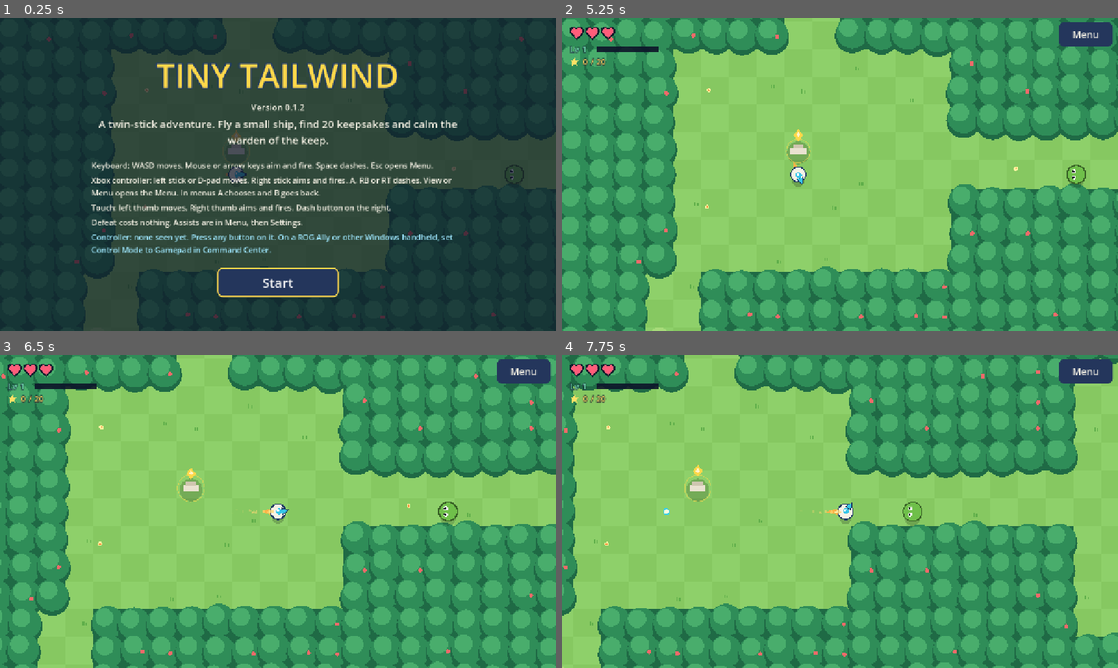
Above: before the commit, frames 1-4 (two rows, left to right).
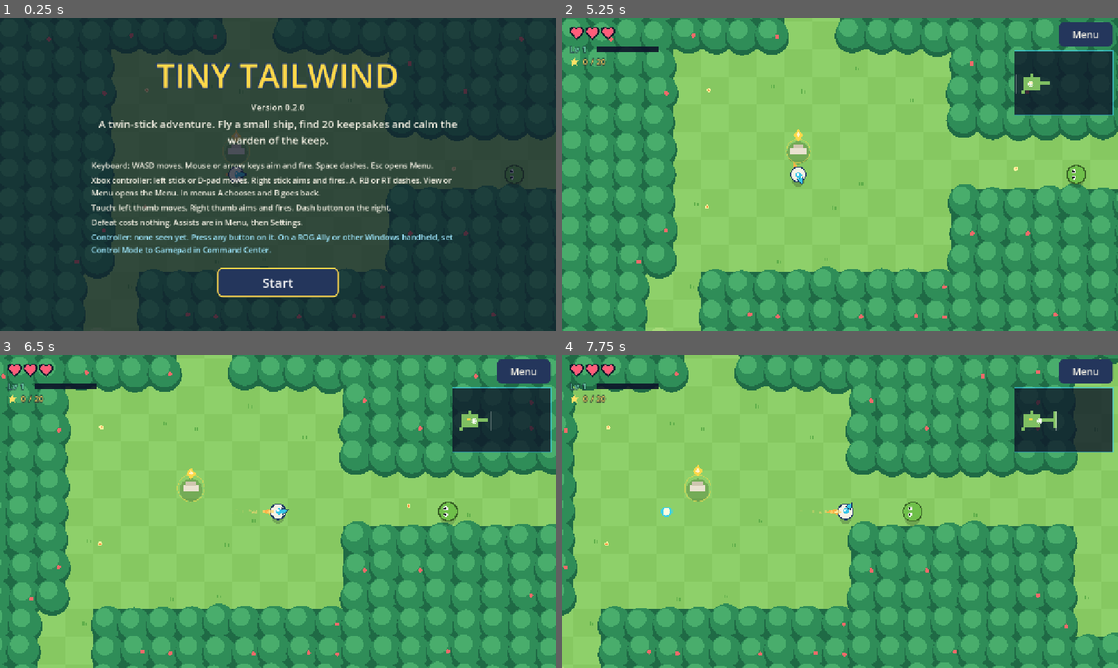
Above: after the commit, the same moments.

Repository: bclark10121-cloud/tiny-tailwind
Game: Godot game, scene res://main.tscn
The game is run twice, just before and just after one commit, with the same random seed, the same clock (stepped at 60 frames per second) and the same inputs.
Inputs (mouse positions are in pixels of both pictures, inside the frame that each line leads up to):
- Up to frame 1 (0.25 s): no input
- Up to frame 2 (5.25 s): click "Start" at 0.5 s; click "Menu" at 1.25 s; click "Ship" at 2 s; click "Journal" at 2.75 s; click "Map" at 3.5 s; click "Title" at 4.25 s; click "Continue" at 5 s
- Up to frame 3 (6.5 s): tap Enter (ui_accept) at 5.75, 6.02, 6.32 s; move the mouse to (400, 495) at 5.77 s; hold D (move_right) from 5.78 s (still down); hold Space (dash) from 5.78 s (still down); click (400, 495) at 5.92 s
- Up to frame 4 (7.75 s): release D (move_right) at 6.5 s; release Space (dash) at 6.5 s; drag from (728, 527) to (812, 574) at 6.52 s; move the mouse to (895, 442) at 7.27 s; hold D (move_right) from 7.28 s (still down); hold Space (dash) from 7.28 s (still down); tap Left (aim_left) at 7.35 s; click (895, 442) at 7.42 s

The runs differ from the first frame. In frame 1, less than 0.1% of the frame differs, in the area x 52-55%, y 27-30%; in frame 2, 3.7%; in frame 3, 3.7%; in frame 4, 3.8%, in the area x 17-100%, y 10-52%.

Commit message:
Tiny Tailwind v0.2.0: bigger shots and quality of life
Bigger player and enemy shots (enemy hit size unchanged). Aim assist levels Off, Light, Strong and Auto fire, with old Auto aim saves moved to Auto fire. Corner mini map, enemy health bars, low health warning, auto pause on focus loss or controller drop, screen shake, rumble and touch stick size settings. Settings page scrolls.

Co-Authored-By: Claude Opus 5.5 <noreply@anthropic.com>
Claude-Session: https://claude.ai/code/session_0117TTYCRghBZLfddXFNktAx

Diff:
--- a/project.godot
+++ b/project.godot
@@ -3,7 +3,7 @@
 
 [application]
 config/name="Tiny Tailwind"
-config/version="0.1.2"
+config/version="0.2.0"
 run/main_scene="res://main.tscn"
 config/features=PackedStringArray("4.6", "GL Compatibility")
 config/icon="res://icon.png"
--- a/scripts/enemy.gd
+++ b/scripts/enemy.gd
@@ -25,6 +25,7 @@
 var is_add: bool = false
 var phase2: bool = false
 var flash: float = 0.0
+var bar_t: float = 0.0                 # seconds left to show the health bar after a hit
 var fire_t: float = 1.0
 var state: int = 0
 var st_t: float = 0.0
@@ -58,4 +59,5 @@
 	state = 0
 	st_t = 0.0
 	flash = 0.0
+	bar_t = 0.0
 	phase2 = false
--- a/scripts/hud.gd
+++ b/scripts/hud.gd
@@ -4,6 +4,17 @@
 
 const TABS: Array[String] = ["ship", "journal", "map", "settings"]
 const TAB_NAMES: Dictionary = {"ship": "Ship", "journal": "Journal", "map": "Map", "settings": "Settings"}
+
+## The corner mini map: the tiles are drawn only when the map or the explored area changes. The dots redraw every frame.
+class MiniBase extends Control:
+	var h: Control
+	func _draw() -> void:
+		h.draw_mini_base(self)
+
+class MiniDots extends Control:
+	var h: Control
+	func _draw() -> void:
+		h.draw_mini_dots(self)
 
 var g: Node2D
 var font: Font
@@ -26,6 +37,11 @@
 var set_btns: Dictionary = {}
 var erase_armed: bool = false
 var pad_title: Label
+var mini_base: MiniBase
+var mini_dots: MiniDots
+var mini_s: float = 3.0
+var mini_map_id: String = ""
+var mini_seen: int = -1
 var pad_settings: Label
 var messages: Array[String] = []
 var msg_t: float = 0.0
@@ -47,6 +63,14 @@
 	menu_btn = _button("Menu", toggle_menu)
 	menu_btn.custom_minimum_size = Vector2(124, 56)
 	add_child(menu_btn)
+	mini_base = MiniBase.new()
+	mini_base.h = self
+	mini_base.mouse_filter = Control.MOUSE_FILTER_IGNORE
+	add_child(mini_base)
+	mini_dots = MiniDots.new()
+	mini_dots.h = self
+	mini_dots.mouse_filter = Control.MOUSE_FILTER_IGNORE
+	mini_base.add_child(mini_dots)
 	row = HBoxContainer.new()
 	row.add_theme_constant_override("separation", 10)
 	row.visible = false
@@ -151,6 +175,7 @@
 	panel.position = Vector2(sm.position.x + (sm.size.x - pw) * 0.5, sm.position.y + 80.0)
 	panel.size = Vector2(pw, sm.size.y - 100.0)
 	dash_c = Vector2(sm.end.x - 96.0, sm.position.y + sm.size.y * 0.44)
+	_place_mini()
 
 # ------------------------------------------------------------------ pages
 
@@ -223,8 +248,14 @@
 	grid.columns = 2
 	grid.add_theme_constant_override("h_separation", 12)
 	grid.add_theme_constant_override("v_separation", 12)
-	v.add_child(grid)
-	var ids: Array[String] = ["difficulty", "auto_aim", "speed_idx", "invincible", "music", "sfx", "show_fps", "fullscreen", "erase"]
+	grid.size_flags_horizontal = Control.SIZE_EXPAND_FILL
+	var sc := ScrollContainer.new()
+	sc.size_flags_vertical = Control.SIZE_EXPAND_FILL
+	sc.horizontal_scroll_mode = ScrollContainer.SCROLL_MODE_DISABLED
+	sc.follow_focus = true
+	sc.add_child(grid)
+	v.add_child(sc)
+	var ids: Array[String] = ["difficulty", "aim_assist", "speed_idx", "invincible", "minimap", "shake", "rumble", "stick_size", "music", "sfx", "show_fps", "fullscreen", "erase"]
 	for id: String in ids:
 		if id == "fullscreen" and OS.has_feature("mobile"):
 			continue
@@ -235,7 +266,7 @@
 	pad_settings = _label("", 18)
 	pad_settings.add_theme_color_override("font_color", Color("9fe8ff"))
 	v.add_child(pad_settings)
-	v.add_child(_label("Assists are here to use. Auto aim points and fires for you. Game speed slows everything. Invincible stops all damage. Defeat never costs anything.", 18))
+	v.add_child(_label("Assists are here to use. Aim assist bends your aim toward enemies. Auto fire aims and fires for you. Game speed slows everything. Invincible stops all damage. Defeat never costs anything.", 18))
 
 func _build_title() -> void:
 	title = ColorRect.new()
@@ -411,7 +442,11 @@
 func _refresh_settings() -> void:
 	var on: Callable = func(b: bool) -> String: return "On" if b else "Off"
 	(set_btns["difficulty"] as Button).text = "Difficulty: %s" % g.DIFF_NAMES[int(g.save["difficulty"])]
-	(set_btns["auto_aim"] as Button).text = "Auto aim: %s" % on.call(bool(g.save["auto_aim"]))
+	(set_btns["aim_assist"] as Button).text = "Aim assist: %s" % g.AIM_NAMES[int(g.save["aim_assist"])]
+	(set_btns["minimap"] as Button).text = "Mini map: %s" % on.call(bool(g.save["minimap"]))
+	(set_btns["shake"] as Button).text = "Screen shake: %s" % g.SHAKE_NAMES[int(g.save["shake"])]
+	(set_btns["rumble"] as Button).text = "Rumble: %s" % on.call(bool(g.save["rumble"]))
+	(set_btns["stick_size"] as Button).text = "Touch sticks: %s" % g.STICK_NAMES[int(g.save["stick_size"])]
 	(set_btns["speed_idx"] as Button).text = "Game speed: %d%%" % g.SPEEDS[int(g.save["speed_idx"])]
 	(set_btns["invincible"] as Button).text = "Invincible: %s" % on.call(bool(g.save["invincible"]))
 	(set_btns["music"] as Button).text = "Music: %s" % on.call(bool(g.save["music"]))
@@ -427,7 +462,13 @@
 			g.save["difficulty"] = (int(g.save["difficulty"]) + 1) % 3
 		"speed_idx":
 			g.save["speed_idx"] = (int(g.save["speed_idx"]) + 1) % g.SPEEDS.size()
-		"auto_aim", "invincible", "sfx", "show_fps":
+		"aim_assist":
+			g.save["aim_assist"] = (int(g.save["aim_assist"]) + 1) % g.AIM_NAMES.size()
+		"shake":
+			g.save["shake"] = (int(g.save["shake"]) + 1) % g.SHAKE_NAMES.size()
+		"stick_size":
+			g.save["stick_size"] = (int(g.save["stick_size"]) + 1) % g.STICK_NAMES.size()
+		"invincible", "sfx", "show_fps", "minimap", "rumble":
 			g.save[id] = not bool(g.save[id])
 		"music":
 			g.save["music"] = not bool(g.save["music"])
@@ -502,7 +543,69 @@
 		return "Press the Dash button to dash."
 	return "Dash: Space, right mouse button, or A, RB or RT on an Xbox controller."
 
+# ------------------------------------------------------------------ mini map
+
+func mini_shown() -> bool:
+	return mini_base.visible
+
+func _place_mini() -> void:
+	if g.mw == 0:
+		return
+	mini_s = minf(220.0 / float(g.mw), 140.0 / float(g.mh))
+	mini_base.size = Vector2(float(g.mw) * mini_s, float(g.mh) * mini_s)
+	mini_base.position = Vector2(sm.end.x - 16.0 - mini_base.size.x, sm.position.y + 80.0)
+	mini_dots.size = mini_base.size
+
+func draw_mini_base(ci: Control) -> void:
+	if g.mw == 0:
+		return
+	var s: float = mini_s
+	ci.draw_rect(Rect2(Vector2(-4, -4), ci.size + Vector2(8, 8)), Color(0.05, 0.08, 0.16, 0.78))
+	var cw: int = int(ceil(float(g.mw) / 4.0))
+	var cols: Array[Color] = [Color("7fbf62"), Color(0, 0, 0, 0), Color("4fb4ea"), Color("101826")]
+	for ty: int in g.mh:
+		var start: int = -1
+		var kind: int = -1
+		for tx: int in g.mw + 1:
+			var k: int = 1
+			if tx < g.mw and g.seen_now.has((ty / 4) * cw + tx / 4):
+				k = g.tiles[ty * g.mw + tx]
+			if k != kind:
+				if kind != 1 and start >= 0:
+					ci.draw_rect(Rect2(float(start) * s, float(ty) * s, float(tx - start) * s, s), cols[kind])
+				start = tx
+				kind = k
+	ci.draw_rect(Rect2(Vector2(-4, -4), ci.size + Vector2(8, 8)), Color(0.22, 0.78, 0.91, 0.6), false, 2.0)
+
+func draw_mini_dots(ci: Control) -> void:
+	if g.mw == 0:
+		return
+	var k: float = mini_s / 64.0
+	var cw: int = int(ceil(float(g.mw) / 4.0))
+	for c: Dictionary in g.checkpoints:
+		var p: Vector2 = c["pos"]
+		if g.seen_now.has((int(p.y / 64.0) / 4) * cw + int(p.x / 64.0) / 4):
+			ci.draw_circle(p * k, 3.0, Color("ffd84a"))
+	for d: Dictionary in g.doors:
+		var dp: Vector2 = d["pos"]
+		if g.seen_now.has((int(dp.y / 64.0) / 4) * cw + int(dp.x / 64.0) / 4):
+			ci.draw_circle(dp * k, 3.5, Color("6fb8ff"))
+	var vs: Vector2 = get_viewport_rect().size
+	var c0: Vector2 = g.cam.get_screen_center_position()
+	ci.draw_rect(Rect2((c0 - vs * 0.5) * k, vs * k), Color(1, 1, 1, 0.35), false, 1.0)
+	ci.draw_circle(g.ppos * k, 3.5, Color.WHITE)
+	ci.draw_arc(g.ppos * k, 6.0, 0.0, TAU, 12, Color(1, 1, 1, 0.8), 1.5)
+
 func _process(delta: float) -> void:
+	var show_mini: bool = bool(g.save["minimap"]) and not menu_open and not title.visible and not end_card.visible and g.phase != g.Phase.END and g.mw > 0
+	mini_base.visible = show_mini
+	if show_mini:
+		if g.map_id != mini_map_id or g.seen_now.size() != mini_seen:
+			mini_map_id = g.map_id
+			mini_seen = g.seen_now.size()
+			_place_mini()
+			mini_base.queue_redraw()
+		mini_dots.queue_redraw()
 	if not messages.is_empty():
 		msg_t -= delta
 		if msg_t <= 0.0:
@@ -545,10 +648,10 @@
 		var sd: InputEventScreenDrag = event
 		if sd.index == move_id:
 			move_p = sd.position
-			g.touch_move = ((move_p - move_o) / 64.0).limit_length(1.0)
+			g.touch_move = ((move_p - move_o) / (64.0 * _stick_k())).limit_length(1.0)
 		elif sd.index == aim_id:
 			aim_p = sd.position
-			g.touch_aim = ((aim_p - aim_o) / 50.0).limit_length(1.0)
+			g.touch_aim = ((aim_p - aim_o) / (50.0 * _stick_k())).limit_length(1.0)
 
 # ------------------------------------------------------------------ drawing
 
@@ -610,7 +713,20 @@
 		_draw_touch(vs)
 	# frame rate readout, off unless switched on in Settings
 	if bool(g.save["show_fps"]) and not menu_open:
-		_text(Vector2(sm.end.x - 136.0, sm.position.y + 90.0), "%d fps" % int(Engine.get_frames_per_second()), 18, Color("9fe8ff"), HORIZONTAL_ALIGNMENT_RIGHT, 124.0)
+		_text(Vector2(sm.end.x - 262.0, sm.position.y + 46.0), "%d fps" % int(Engine.get_frames_per_second()), 18, Color("9fe8ff"), HORIZONTAL_ALIGNMENT_RIGHT, 112.0)
+	# hurt flash and the low health warning at the screen edges
+	if ph == g.Phase.PLAY and not menu_open:
+		if g.hurt_flash > 0.0:
+			draw_rect(Rect2(Vector2.ZERO, vs), Color(1.0, 0.2, 0.25, g.hurt_flash * 0.6))
+		if g.hp <= 2 and g.max_hp() > 2 and not bool(g.save["invincible"]):
+			var la: float = 0.16 + 0.1 * sin(g.time * 6.0)
+			for i: int in 3:
+				var w: float = 14.0 * float(3 - i)
+				var c := Color(1.0, 0.15, 0.25, la * 0.7)
+				draw_rect(Rect2(0, 0, vs.x, w), c)
+				draw_rect(Rect2(0, vs.y - w, vs.x, w), c)
+				draw_rect(Rect2(0, 0, w, vs.y), c)
+				draw_rect(Rect2(vs.x - w, 0, w, vs.y), c)
 	# messages sit about one third of the way down (G4.3)
 	if not messages.is_empty() and not menu_open:
 		var a: float = clampf(msg_t / 0.3, 0.0, 1.0) * clampf((2.6 - msg_t) / 0.15, 0.0, 1.0)
@@ -630,16 +746,20 @@
 	elif ph == g.Phase.FADE_IN:
 		draw_rect(Rect2(Vector2.ZERO, vs), Color(0.03, 0.04, 0.08, 1.0 - clampf(g.phase_t / 0.25, 0.0, 1.0)))
 
+func _stick_k() -> float:
+	return g.STICK_K[int(g.save["stick_size"])]
+
 func _draw_touch(vs: Vector2) -> void:
 	if not g.touch_visible or g.phase != g.Phase.PLAY:
 		return
 	var ring := Color(1, 1, 1, 0.28)
 	var mo: Vector2 = move_o if move_id != -1 else Vector2(sm.position.x + 150.0, sm.end.y - 150.0)
 	var ao: Vector2 = aim_o if aim_id != -1 else Vector2(sm.end.x - 190.0, sm.end.y - 150.0)
-	draw_arc(mo, 64.0, 0.0, TAU, 32, ring, 4.0)
-	draw_circle(mo + g.touch_move * 64.0, 28.0, Color(1, 1, 1, 0.35))
-	draw_arc(ao, 64.0, 0.0, TAU, 32, Color(1.0, 0.85, 0.3, 0.4), 4.0)
-	draw_circle(ao + g.touch_aim * 50.0, 28.0, Color(1.0, 0.85, 0.3, 0.45))
+	var sk: float = _stick_k()
+	draw_arc(mo, 64.0 * sk, 0.0, TAU, 32, ring, 4.0)
+	draw_circle(mo + g.touch_move * 64.0 * sk, 28.0 * sk, Color(1, 1, 1, 0.35))
+	draw_arc(ao, 64.0 * sk, 0.0, TAU, 32, Color(1.0, 0.85, 0.3, 0.4), 4.0)
+	draw_circle(ao + g.touch_aim * 50.0 * sk, 28.0 * sk, Color(1.0, 0.85, 0.3, 0.45))
 	if g.has_dash():
 		var ready: bool = g.dash_cd <= 0.0
 		draw_circle(dash_c, 46.0, Color(0.22, 0.78, 0.91, 0.5 if ready else 0.2))
--- a/scripts/main.gd
+++ b/scripts/main.gd
@@ -11,7 +11,7 @@
 const Hud := preload("res://scripts/hud.gd")
 const Bot := preload("res://scripts/bot.gd")
 
-const VERSION := "0.1.2"
+const VERSION := "0.2.0"
 const T := 64.0
 const PR := 17.0
 const MAX_BULLETS := 700
@@ -22,6 +22,11 @@
 const STAT_NAMES: Dictionary = {"damage": "Power", "rate": "Fire rate", "speed": "Speed", "range": "Range"}
 const DIFF_NAMES: Array[String] = ["Relaxed", "Normal", "Hard"]
 const SPEEDS: Array[int] = [100, 85, 70, 50]
+const AIM_NAMES: Array[String] = ["Off", "Light", "Strong", "Auto fire"]
+const SHAKE_NAMES: Array[String] = ["Off", "Low", "Full"]
+const SHAKE_K: Array[float] = [0.0, 0.4, 1.0]
+const STICK_NAMES: Array[String] = ["Small", "Medium", "Large"]
+const STICK_K: Array[float] = [0.8, 1.0, 1.3]
 const TILE_FLOOR := 0
 const TILE_WALL := 1
 const TILE_WATER := 2
@@ -44,6 +49,7 @@
 	"finds": [], "flags": [], "seen": {},
 	"defeats": 0, "kills": 0, "play_s": 0.0, "boss_s": 0.0,
 	"difficulty": 1, "auto_aim": false, "speed_idx": 0, "invincible": false, "music": true, "sfx": true, "show_fps": false,
+	"aim_assist": 1, "minimap": true, "shake": 2, "rumble": true, "stick_size": 1,
 }
 var store: SaveStore
 var bridge: TestBridge
@@ -99,6 +105,9 @@
 var touch_visible: bool = false
 var mouse_active: bool = false
 var mouse_down: bool = false
+var using_pad: bool = false           # last input came from a controller
+var pad_device: int = -1
+var rumble_count: int = 0
 var want_dash: bool = false
 var audio_ok: bool = false
 var firing: bool = false
@@ -152,7 +161,8 @@
 	store = SaveStore.new("user://tiny_tailwind.json")
 	store.limits = {"xp": [0, 100000], "level": [1, 99], "points": [0, 99], "st_damage": [0, STAT_MAX], "st_rate": [0, STAT_MAX],
 		"st_speed": [0, STAT_MAX], "st_range": [0, STAT_MAX], "defeats": [0, 1000000], "kills": [0, 10000000],
-		"play_s": [0.0, 1.0e9], "boss_s": [0.0, 1.0e7], "difficulty": [0, 2], "speed_idx": [0, SPEEDS.size() - 1]}
+		"play_s": [0.0, 1.0e9], "boss_s": [0.0, 1.0e7], "difficulty": [0, 2], "speed_idx": [0, SPEEDS.size() - 1],
+		"aim_assist": [0, 3], "shake": [0, 2], "stick_size": [0, 2]}
 	var args: PackedStringArray = OS.get_cmdline_user_args()
 	bot_mode = args.has("--bot") or args.has("--reach")
 	if bot_mode:
@@ -176,6 +186,7 @@
 	_make_audio()
 	if OS.has_feature("mobile"):
 		Engine.max_fps = 60
+	Input.joy_connection_changed.connect(_on_joy_changed)
 
 	var cp: Array = cp_pos[str(save["cp"])]
 	_load_map(str(cp[0]), cp[1])
@@ -226,6 +237,9 @@
 	save["flags"] = flags
 	if not cp_pos.has(str(save["cp"])):
 		save["cp"] = "m_glade"
+	if bool(save["auto_aim"]):
+		save["auto_aim"] = false          # v0.1 on/off auto aim becomes the Auto fire level. The old key stays (G5.6)
+		save["aim_assist"] = 3
 	var seen: Dictionary = {}
 	var maps: Dictionary = world["maps"]
 	for mid: Variant in (save["seen"] as Dictionary).keys():
@@ -394,6 +408,9 @@
 
 func move_speed() -> float:
 	return 300.0 + 20.0 * float(stat("speed"))
+
+func shot_size() -> float:
+	return 9.0 + float(stat("damage")) * 0.8
 
 func shot_range() -> float:
 	return 430.0 + 55.0 * float(stat("range"))
@@ -560,14 +577,32 @@
 		write_save()
 	if what == NOTIFICATION_WM_GO_BACK_REQUEST and hud != null:
 		hud.toggle_menu()
+	# auto pause: leaving the game opens the Menu, so nothing happens while you are away
+	if (what == NOTIFICATION_APPLICATION_FOCUS_OUT or what == NOTIFICATION_APPLICATION_PAUSED) and hud != null and phase == Phase.PLAY and not paused and not bot_mode:
+		hud.toggle_menu()
+
+func _on_joy_changed(device: int, connected: bool) -> void:
+	# a controller that drops out mid-play opens the Menu
+	if not connected and device == pad_device and phase == Phase.PLAY and not paused and hud != null and not bot_mode:
+		hud.toggle_menu()
+
+func rumble(weak: float, strong: float, secs: float) -> void:
+	if bot_mode or not bool(save["rumble"]) or not using_pad or pad_device < 0:
+		return
+	rumble_count += 1
+	Input.start_joy_vibration(pad_device, weak, strong, secs)
 
 func _input(event: InputEvent) -> void:
 	if event is InputEventScreenTouch or event is InputEventScreenDrag:
 		_first_input()
+		using_pad = false
 		touch_visible = true
 		mouse_active = false
 	elif event is InputEventKey or event is InputEventJoypadButton:
 		_first_input()
+		using_pad = event is InputEventJoypadButton
+		if using_pad:
+			pad_device = event.device
 		touch_visible = false
 		touch_move = Vector2.ZERO
 		touch_aim = Vector2.ZERO
@@ -575,6 +610,8 @@
 			mouse_active = false
 	elif event is InputEventJoypadMotion:
 		if absf((event as InputEventJoypadMotion).axis_value) > 0.5:
+			using_pad = true
+			pad_device = event.device
 			touch_visible = false
 			mouse_active = false
 	elif event is InputEventMouse and event.device != InputEvent.DEVICE_ID_EMULATION:
@@ -631,7 +668,8 @@
 	cam_look = cam_look.lerp(lead, 1.0 - exp(-delta * 3.0))
 	cam.position = cam.position.lerp(_cam_target(), 1.0 - exp(-delta * 10.0))
 	shake = maxf(0.0, shake - delta * 30.0)
-	cam.offset = Vector2(rng.randf_range(-shake, shake), rng.randf_range(-shake, shake)) if shake > 0.1 else Vector2.ZERO
+	var sk: float = shake * SHAKE_K[int(save["shake"])]
+	cam.offset = Vector2(rng.randf_range(-sk, sk), rng.randf_range(-sk, sk)) if sk > 0.1 else Vector2.ZERO
 	view.redraw()
 	hud.queue_redraw()
 	proc_ms = lerpf(proc_ms, float(Time.get_ticks_usec() - t_in) / 1000.0, 0.1)
@@ -689,6 +727,7 @@
 		mv = touch_move
 	var aim: Vector2 = Input.get_vector("aim_left", "aim_right", "aim_up", "aim_down")
 	firing = false
+	var stick_aim: bool = false
 	if bot_mode:
 		mv = bot.move
 		if bot.fire:
@@ -699,15 +738,20 @@
 	elif aim.length_squared() > 0.06:
 		aim_dir = aim.normalized()
 		firing = true
+		stick_aim = true
 	elif touch_aim.length_squared() > 0.04:
 		aim_dir = touch_aim.normalized()
 		firing = true
+		stick_aim = true
 	elif mouse_active:
 		var to_mouse: Vector2 = get_global_mouse_position() - ppos
 		if to_mouse.length_squared() > 36.0:
 			aim_dir = to_mouse.normalized()
 		firing = mouse_down
-	if bool(save["auto_aim"]) and not bot_mode:
+	var assist: int = int(save["aim_assist"])
+	if assist > 0 and assist < 3 and stick_aim and not bot_mode:
+		aim_dir = _assist_aim(aim_dir, assist)
+	if assist == 3 and not bot_mode:
 		var tgt: Enemy = nearest_enemy(shot_range() * 1.05)
 		if tgt != null:
 			aim_dir = (tgt.pos - ppos).normalized()
@@ -729,6 +773,7 @@
 		dash_cd = 0.9
 		dash_from = ppos
 		sfx("dash", -8.0)
+		rumble(0.25, 0.0, 0.08)
 		for i: int in 8:
 			spark(ppos, -dash_dir * rng.randf_range(40.0, 160.0) + Vector2(rng.randf_range(-60, 60), rng.randf_range(-60, 60)), 0.35, 5.0, Color(0.55, 0.95, 1.0))
 	want_dash = false
@@ -773,7 +818,7 @@
 	if firing and fire_cd <= 0.0:
 		fire_cd = shot_interval()
 		var life: float = shot_range() / 780.0
-		shoot(1, ppos + aim_dir * 20.0, aim_dir * 780.0 + pvel * 0.15, life, shot_damage(), 6.0 + float(stat("damage")) * 0.6)
+		shoot(1, ppos + aim_dir * 20.0, aim_dir * 780.0 + pvel * 0.15, life, shot_damage(), shot_size())
 		shoot_alt += 1
 		if shoot_alt % 2 == 0:
 			sfx("shoot", -17.0)
@@ -788,6 +833,28 @@
 			if not blocked(np + side * n * s, PR, true, not dashing) and not blocked(ppos + off, PR, true, not dashing):
 				return minf(n, step) * s
 	return 0.0
+
+## Aim assist for sticks and touch: bends the aim toward the enemy closest to where you point.
+## Light pulls 60% of the way within about 12 degrees. Strong pulls all the way within about 24 degrees.
+func _assist_aim(dir: Vector2, level: int) -> Vector2:
+	var cone: float = 0.21 if level == 1 else 0.42
+	var pull: float = 0.6 if level == 1 else 1.0
+	var best: Enemy = null
+	var best_a: float = cone
+	var r2: float = shot_range() * shot_range()
+	for e: Enemy in enemies:
+		if not e.alive or not e.awake or e.dormant:
+			continue
+		var to: Vector2 = e.pos - ppos
+		if to.length_squared() > r2:
+			continue
+		var a: float = absf(dir.angle_to(to))
+		if a < best_a:
+			best_a = a
+			best = e
+	if best == null:
+		return dir
+	return dir.slerp((best.pos - ppos).normalized(), pull)
 
 func _over_rift(p: Vector2) -> bool:
 	return tile_at(int(floor(p.x / T)), int(floor(p.y / T))) == TILE_RIFT
@@ -811,6 +878,7 @@
 	hurt_flash = 0.25
 	shake = 9.0
 	sfx("hurt")
+	rumble(0.4, 0.7, 0.2)
 	if bool(save["invincible"]):
 		return
 	hp -= dmg * (2 if difficulty() == 2 else 1)
@@ -960,6 +1028,7 @@
 func damage_enemy(e: Enemy, dmg: float, at: Vector2) -> void:
 	e.hp -= dmg
 	e.flash = 0.1
+	e.bar_t = 2.5
 	e.awake = true
 	spark(at, Vector2.from_angle(rng.randf() * TAU) * 120.0, 0.2, 4.0, Color(1, 1, 0.85))
 	if e.hp > 0.0:
@@ -1002,6 +1071,7 @@
 			b_kind[i] = 0
 	shake = 16.0
 	sfx("boss")
+	rumble(0.6, 1.0, 0.5)
 	if float(save["boss_s"]) <= 0.0 or boss_t < float(save["boss_s"]):
 		save["boss_s"] = boss_t
 	_check_arena("d_boss")
@@ -1029,6 +1099,7 @@
 			e.awake = false
 			continue
 		e.flash = maxf(0.0, e.flash - dt)
+		e.bar_t = maxf(0.0, e.bar_t - dt)
 		e.ang += dt
 		var dn: Vector2 = to / maxf(1.0, sqrt(d2))
 		var v: Vector2 = Vector2.ZERO
@@ -1248,7 +1319,7 @@
 		"finds": (save["finds"] as Array).size(), "level": int(save["level"]), "xp": int(save["xp"]), "points": int(save["points"]),
 		"alive": alive, "awake": awake, "shots": b_live, "menu": hud.menu_open, "tab": hud.tab, "touch": touch_visible,
 		"dash": has_dash(), "flags": save["flags"], "cp": str(save["cp"]), "arena": active_arena, "kills": int(save["kills"]),
-		"defeats": int(save["defeats"]), "difficulty": int(save["difficulty"]), "focus": hud.focus_text(), "dash_cd": dash_cd, "dashes": dash_count, "fps": Engine.get_frames_per_second(), "p …(253 unchanged characters)…
+		"defeats": int(save["defeats"]), "difficulty": int(save["difficulty"]), "focus": hud.focus_text(), "dash_cd": dash_cd, "dashes": dash_count, "aim_assist": int(save["aim_assist"]), "mini": hud.mini_shown(), "rumbles": rumble_count, "shot_r": shot_size(), "minimap": bool(save["minimap"]), "fps": Engine.get_frames_per_second(), "p …(253 unchanged characters)…
 
 func _test_cmd(cmd: String) -> void:
 	var maps: Dictionary = world["maps"]
@@ -1292,3 +1363,10 @@
 				damage_enemy(boss, 100000.0, boss.pos)
 		"end":
 			hud.close_end()
+		"low":
+			hp = 1
+		"focus_out":
+			_notification(NOTIFICATION_APPLICATION_FOCUS_OUT)
+		_:
+			if cmd.begins_with("set_"):
+				hud._on_setting(cmd.substr(4))
--- a/scripts/world_view.gd
+++ b/scripts/world_view.gd
@@ -293,6 +293,8 @@
 	for e: Enemy in g.enemies:
 		if e.alive and vr.has_point(e.pos):
 			_enemy(e, t)
+			if e.bar_t > 0.0 and e != g.boss and e.hp < e.max_hp:
+				_bar(e)
 	# ship
 	if g.phase != g.Phase.DEFEAT:
 		_ship(t)
@@ -304,12 +306,15 @@
 		var bp: Vector2 = g.b_pos[i]
 		var br: float = g.b_r[i]
 		if bk == 1:
-			draw_circle(bp, br + 2.0, Color("3ad0e8"))
-			draw_circle(bp, br - 1.0, Color("fffbe0"))
+			var tail: Vector2 = bp - (g.b_vel[i] as Vector2) * 0.022
+			draw_line(tail, bp, Color(0.23, 0.82, 0.91, 0.5), br * 1.3)
+			draw_circle(bp, br + 3.0, Color("3ad0e8"))
+			draw_circle(bp, br - 0.5, Color("fffbe0"))
 		else:
-			draw_circle(bp, br + 2.5, Color("5a1040"))
-			draw_circle(bp, br, Color("ff5fb0"))
-			draw_circle(bp, br * 0.45, Color.WHITE)
+			var vr2: float = br * 1.3       # drawn bigger than the hit size: easy to see and fair to dodge
+			draw_circle(bp, vr2 + 3.0, Color("5a1040"))
+			draw_circle(bp, vr2, Color("ff5fb0"))
+			draw_circle(bp, vr2 * 0.45, Color.WHITE)
 	# sparks
 	for i: int in g.MAX_PARTS:
 		var life: float = g.p_life[i]
@@ -336,6 +341,13 @@
 		var r: float = r1 if i % 2 == 0 else r2
 		pts.append(p + Vector2.from_angle(rot + TAU * float(i) / 10.0 - PI / 2.0) * r)
 	ci.draw_colored_polygon(pts, col)
+
+func _bar(e: Enemy) -> void:
+	var w: float = e.r * 2.0 + 8.0
+	var a: float = minf(1.0, e.bar_t)
+	var o := Vector2(e.pos.x - w * 0.5, e.pos.y - e.r - 16.0)
+	draw_rect(Rect2(o - Vector2(2, 2), Vector2(w + 4.0, 9.0)), Color(0.05, 0.08, 0.16, 0.85 * a))
+	draw_rect(Rect2(o, Vector2(w * clampf(e.hp / e.max_hp, 0.0, 1.0), 5.0)), Color(1.0, 0.42, 0.42, a))
 
 func _eyes(p: Vector2, look: Vector2, gap: float, size: float) -> void:
 	for sgn: float in [-1.0, 1.0]:
Binary file changed: docs/shot-cave.jpg
Binary file changed: docs/shot-meadow.jpg
Binary file changed: docs/shot-warden.jpg
Not shown, changed: export_presets.cfg
Not shown, changed: BACKLOG.md
Not shown, changed: STANDARDS_OVERRIDES.md
Not shown, removed: docs/downloads/TinyTailwind-v0.1.2.apk
Not shown, added: docs/downloads/TinyTailwind-v0.2.0.apk
Not shown, changed: docs/play/index.pck
Not shown, added: docs/release-notes/v0.2.0.md
